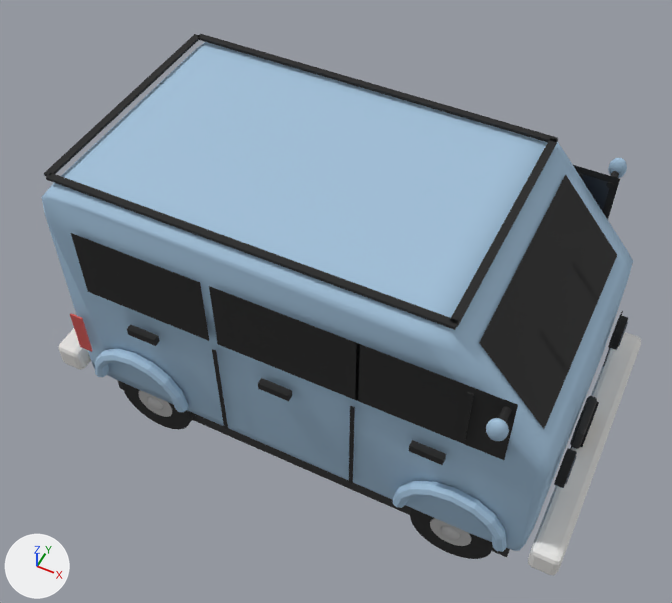
One commit to the glTF model assets/models/06-van/06-van.glb: the scene before it, then after it.
The view is the same before and after, from a 50 mm lens placed at (0.94, -2.0, 3.04), pointed at (-0.05, -0.03, 0.58). Lighting does not change. The marker at lower left points along +X, +Y and +Z. The older version comes first. Where no turn or scale is listed for an object, it has been applied to the vertices. Vertices at exactly the same position are counted once.

The first picture shows 'ArchLip_x+0.60_R', 'ArchLip_x-0.60_R', 'Body', 'BumperF', 'CabWinTrim_R', 'GutterB', 'GutterF', 'Gutter_L', 'Gutter_R', 'MidWinTrim_R', 'RearWinTrim_R', 'UnderSlab', 'WindshieldTrim' and 29 more.
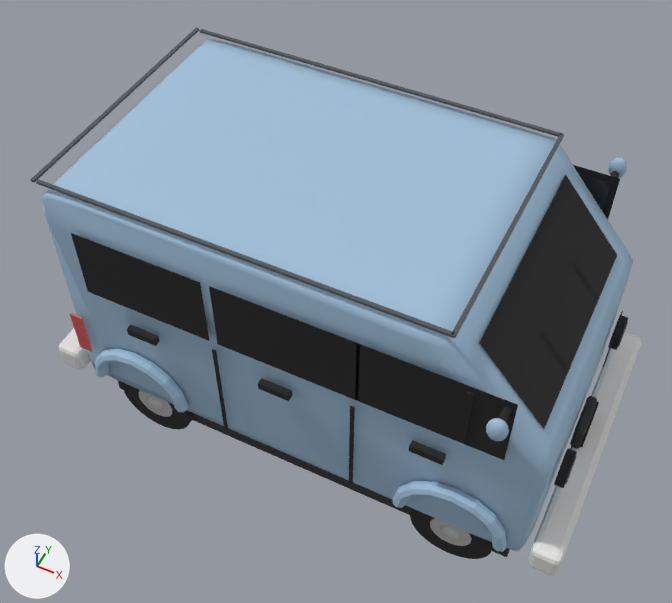
Changed parts and their boxes (x1, y1, x2, y2) in the pictures (672 x 603 px):
'Gutter_R', recoloured, reshaped
    before: (46, 173, 457, 330)
    after: (36, 179, 455, 338)
'Gutter_L', reshaped, recoloured
    before: (197, 34, 558, 142)
    after: (199, 29, 560, 137)
'GutterF', recoloured, reshaped (8% taller)
    before: (450, 138, 558, 327)
    after: (451, 133, 564, 338)
'GutterB', recoloured, reshaped (8% wider, 9% taller)
    before: (44, 34, 200, 176)
    after: (30, 28, 199, 183)

What changed in the scene script:
```text
Change me_gutterf_mesh:
    remove me_gutterf_mesh.from_pydata(...)  # 8 vertices, 12 faces; spans x 0.488..0.512, y -0.43..0.43, z 1.161..1.171
    remove me_gutterf_mesh.materials.append(mat_trim)  # black #212121
    add me_gutterf_mesh.from_pydata(...)  # 8 vertices, 12 faces; spans x 0.508..0.521, y -0.47..0.47, z 1.162..1.17
    me_gutterf_mesh part 1
    me_gutterf_mesh.vertices[0].co: (0.488, -0.43, 1.161) -> (0.508, -0.47, 1.162)  # not seen -> pixel (450, 336)
    me_gutterf_mesh.vertices[1].co: (0.488, -0.43, 1.171) -> (0.508, -0.47, 1.17)  # pixel (449, 321) -> pixel (450, 334)
    me_gutterf_mesh.vertices[2].co: (0.488, 0.43, 1.161) -> (0.508, 0.47, 1.162)
    me_gutterf_mesh.vertices[3].co: (0.488, 0.43, 1.171) -> (0.508, 0.47, 1.17)  # pixel (550, 137) -> pixel (560, 132)
    me_gutterf_mesh.vertices[4].co: (0.512, -0.43, 1.161) -> (0.521, -0.47, 1.162)  # pixel (457, 326) -> pixel (455, 338)
    me_gutterf_mesh.vertices[5].co: (0.512, -0.43, 1.171) -> (0.521, -0.47, 1.17)  # pixel (457, 324) -> pixel (455, 336)
    me_gutterf_mesh.vertices[6].co: (0.512, 0.43, 1.161) -> (0.521, 0.47, 1.162)  # pixel (557, 142) -> pixel (563, 136)
    me_gutterf_mesh.vertices[7].co: (0.512, 0.43, 1.171) -> (0.521, 0.47, 1.17)  # pixel (557, 140) -> pixel (564, 134)
    add me_gutterf_mesh.materials.append(mat_gutter)  # dark grey #55595d
Change me_gutterb_mesh:
    remove me_gutterb_mesh.from_pydata(...)  # 8 vertices, 12 faces; spans x -0.848..-0.822, y -0.43..0.43, z 1.161..1.171
    remove me_gutterb_mesh.materials.append(mat_trim)  # black #212121
    add me_gutterb_mesh.from_pydata(...)  # 8 vertices, 12 faces; spans x -0.867..-0.854, y -0.47..0.47, z 1.162..1.17
    me_gutterb_mesh part 2
    me_gutterb_mesh.vertices[0].co: (-0.848, -0.43, 1.161) -> (-0.867, -0.47, 1.162)  # pixel (44, 175) -> pixel (31, 181)
    me_gutterb_mesh.vertices[1].co: (-0.848, -0.43, 1.171) -> (-0.867, -0.47, 1.17)  # pixel (43, 173) -> pixel (30, 179)
    me_gutterb_mesh.vertices[2].co: (-0.848, 0.43, 1.161) -> (-0.867, 0.47, 1.162)
    me_gutterb_mesh.vertices[3].co: (-0.848, 0.43, 1.171) -> (-0.867, 0.47, 1.17)  # pixel (194, 33) -> pixel (196, 27)
    me_gutterb_mesh.vertices[4].co: (-0.822, -0.43, 1.161) -> (-0.854, -0.47, 1.162)  # not seen -> pixel (34, 182)
    me_gutterb_mesh.vertices[5].co: (-0.822, -0.43, 1.171) -> (-0.854, -0.47, 1.17)  # pixel (50, 175) -> pixel (33, 180)
    me_gutterb_mesh.vertices[6].co: (-0.822, 0.43, 1.161) -> (-0.854, 0.47, 1.162)  # not seen -> pixel (199, 30)
    me_gutterb_mesh.vertices[7].co: (-0.822, 0.43, 1.171) -> (-0.854, 0.47, 1.17)  # pixel (200, 35) -> pixel (199, 28)
    add me_gutterb_mesh.materials.append(mat_gutter)  # dark grey #55595d
Change me_gutter_r_mesh:
    remove me_gutter_r_mesh.from_pydata(...)  # 8 vertices, 12 faces; spans x -0.83..0.51, y -0.442..-0.417, z 1.161..1.171
    remove me_gutter_r_mesh.materials.append(mat_trim)  # black #212121
    add me_gutter_r_mesh.from_pydata(...)  # 8 vertices, 12 faces; spans x -0.845..0.515, y -0.472..-0.458, z 1.162..1.17
    me_gutter_r_mesh part 3
    me_gutter_r_mesh.vertices[0].co: (-0.83, -0.442, 1.161) -> (-0.845, -0.472, 1.162)  # pixel (46, 179) -> pixel (36, 183)
    me_gutter_r_mesh.vertices[1].co: (-0.83, -0.442, 1.171) -> (-0.845, -0.472, 1.17)  # pixel (45, 177) -> pixel (35, 181)
    me_gutter_r_mesh.vertices[2].co: (-0.83, -0.417, 1.161) -> (-0.845, -0.458, 1.162)
    me_gutter_r_mesh.vertices[3].co: (-0.83, -0.417, 1.171) -> (-0.845, -0.458, 1.17)  # pixel (50, 172) -> pixel (38, 179)
    me_gutter_r_mesh.vertices[4].co: (0.51, -0.442, 1.161) -> (0.515, -0.472, 1.162)  # pixel (454, 329) -> pixel (452, 337)
    me_gutter_r_mesh.vertices[5].co: (0.51, -0.442, 1.171) -> (0.515, -0.472, 1.17)  # pixel (455, 327) -> pixel (452, 335)
    me_gutter_r_mesh.vertices[6].co: (0.51, -0.417, 1.161) -> (0.515, -0.458, 1.162)  # pixel (458, 323) -> not seen
    me_gutter_r_mesh.vertices[7].co: (0.51, -0.417, 1.171) -> (0.515, -0.458, 1.17)  # pixel (458, 320) -> pixel (454, 332)
    add me_gutter_r_mesh.materials.append(mat_gutter)  # dark grey #55595d
Change me_gutter_l_mesh:
    remove me_gutter_l_mesh.from_pydata(...)  # 8 vertices, 12 faces; spans x -0.83..0.51, y 0.417..0.442, z 1.161..1.171
    remove me_gutter_l_mesh.materials.append(mat_trim)  # black #212121
    add me_gutter_l_mesh.from_pydata(...)  # 8 vertices, 12 faces; spans x -0.845..0.515, y 0.458..0.472, z 1.162..1.17
    me_gutter_l_mesh part 4
    me_gutter_l_mesh.vertices[0].co: (-0.83, 0.417, 1.161) -> (-0.845, 0.458, 1.162)  # pixel (197, 39) -> pixel (199, 32)
    me_gutter_l_mesh.vertices[1].co: (-0.83, 0.417, 1.171) -> (-0.845, 0.458, 1.17)  # pixel (196, 36) -> pixel (199, 30)
    me_gutter_l_mesh.vertices[2].co: (-0.83, 0.442, 1.161) -> (-0.845, 0.472, 1.162)  # not seen -> pixel (201, 30)
    me_gutter_l_mesh.vertices[3].co: (-0.83, 0.442, 1.171) -> (-0.845, 0.472, 1.17)  # pixel (200, 33) -> pixel (201, 28)
    me_gutter_l_mesh.vertices[4].co: (0.51, 0.417, 1.161) -> (0.515, 0.458, 1.162)  # pixel (555, 144) -> not seen
    me_gutter_l_mesh.vertices[5].co: (0.51, 0.417, 1.171) -> (0.515, 0.458, 1.17)  # pixel (555, 142) -> pixel (561, 135)
    me_gutter_l_mesh.vertices[6].co: (0.51, 0.442, 1.161) -> (0.515, 0.472, 1.162)  # pixel (557, 140) -> not seen
    me_gutter_l_mesh.vertices[7].co: (0.51, 0.442, 1.171) -> (0.515, 0.472, 1.17)  # pixel (558, 137) -> pixel (562, 133)
    add me_gutter_l_mesh.materials.append(mat_gutter)  # dark grey #55595d
```
